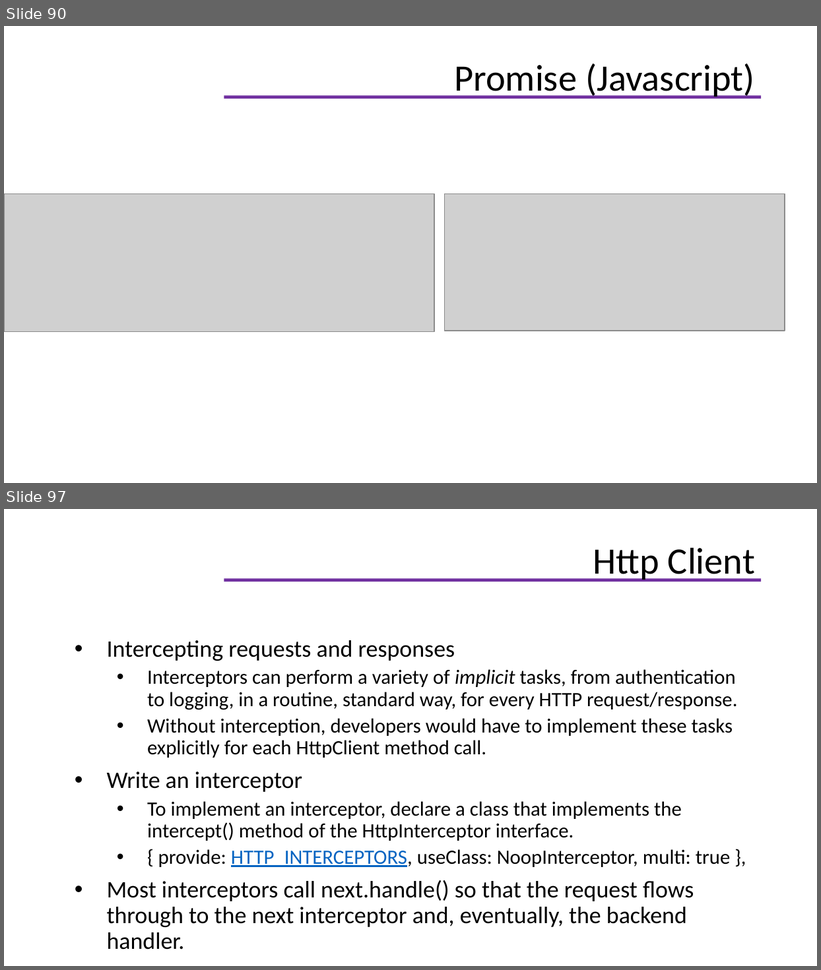
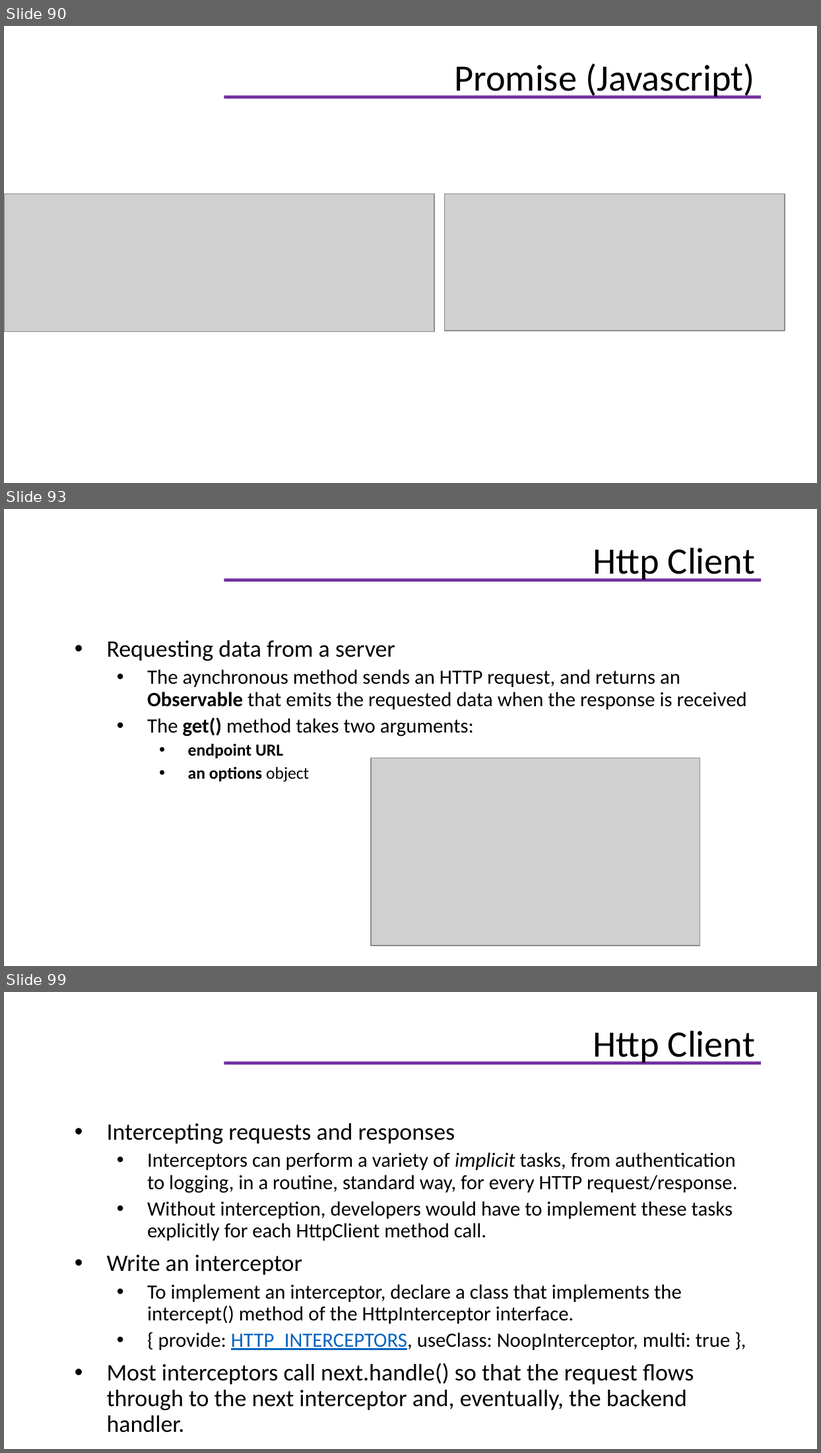
Before and after one commit to helenhash/angular-training, a slide deck: docs/Angular Training.pptx. Shown one above the other, each under a label of ours: slides 90 and 97 before the commit, slides 90, 93 and 99 after it; the slides between them are not shown. The pictures are 821x970 and 821x1453 pixels, drawn with LibreOffice and Linux fonts; fonts in the diff are those of the drawing; grey boxes stand for pictures; background and template pictures are left out. Boxes give left, top, right and bottom in pixels: in the first picture for what was removed or moved away, otherwise in the second. Text is boxed around its words. In the diff, an @@ line names an element or a change of style, - is before the commit and + after.

```diff
--- a/docs/Angular Training.pptx
+++ b/docs/Angular Training.pptx
@@ slide 93 added at box(4, 509, 817, 966), background #FFFFFF; not listed: 1 template element that a slide beside it also shows @@
@@ title added at box(593, 547, 755, 582), 33 pt, text #000000 @@
+Http Client
@@ text added at box(107, 640, 747, 782), 18 pt, text #000000 @@
+• Requesting data from a server
+  • The aynchronous method sends an HTTP request, and returns an Observable that emits the requested data when the response is received
+  • The get() method takes two arguments:
+    • endpoint URL
+    • an options object
@@ picture added at box(371, 758, 700, 946) @@
@@ what was slide 97 is now slide 99 @@
```
Also in this commit, not shown: 7 slides changed, 1 other slide added, 1 other file.
